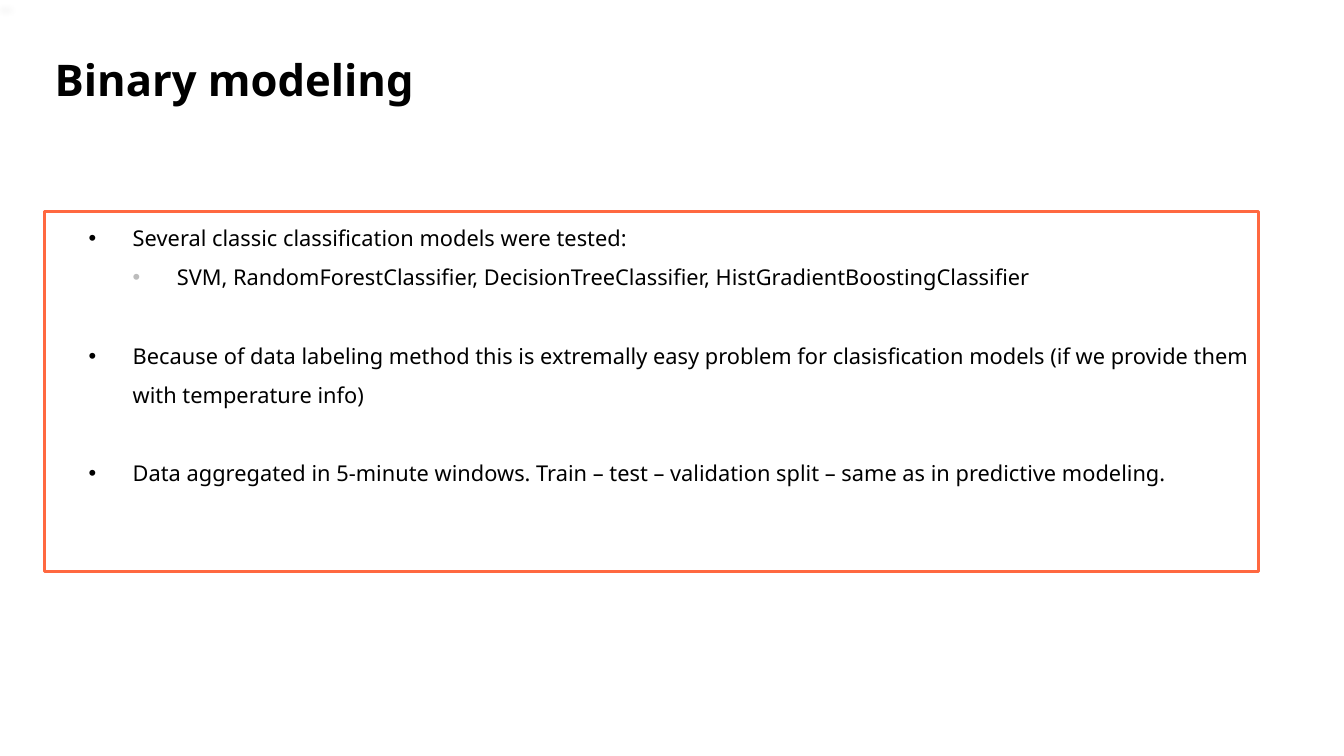
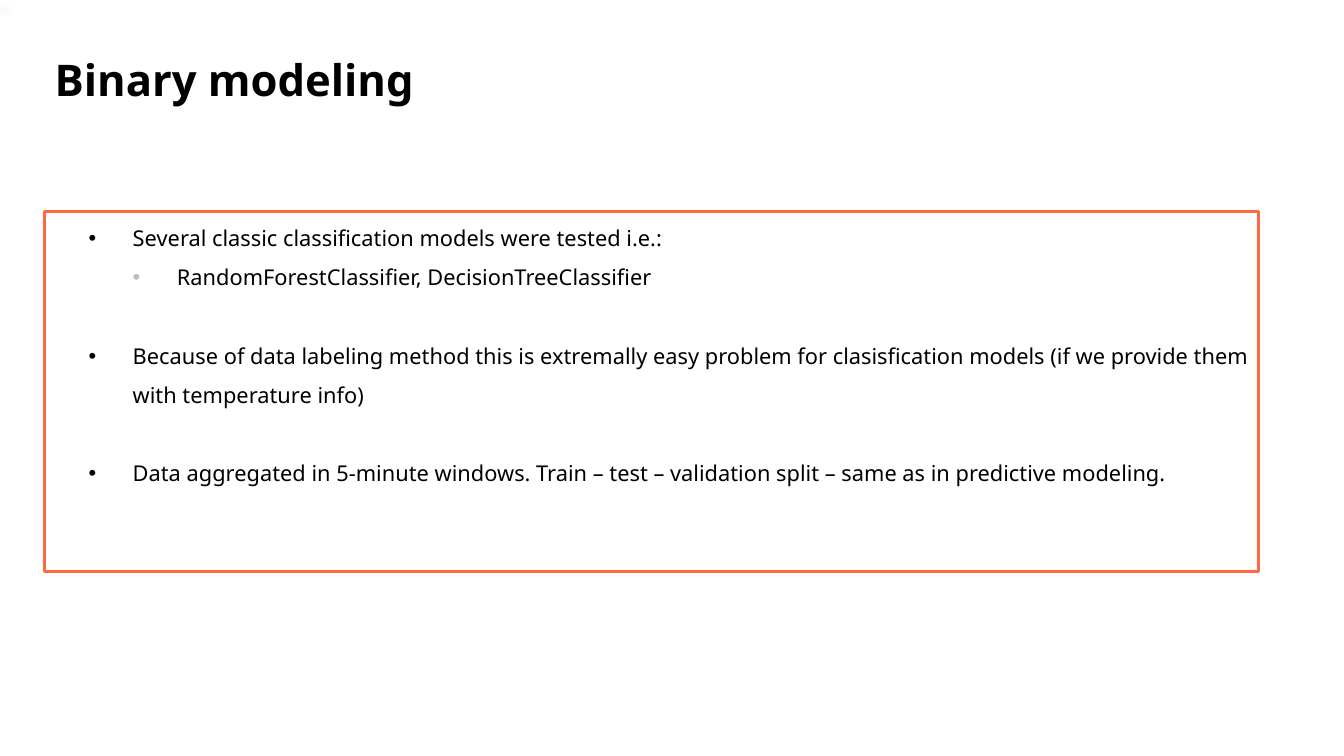
Before and after one commit to mnowicki94/udacity_clean_code_task, a slide deck: slide 22 of cdp.pptx. Drawn at 1344x756 pixels with LibreOffice and Linux fonts; fonts in the diff are those of the drawing; background and template pictures are left out. Boxes give left, top, right and bottom in pixels: in the first picture for what was removed or moved away, otherwise in the second. Text is boxed around its words. In the diff, an @@ line names an element or a change of style, - is before the commit and + after.

Commit message:
final change ppt

```diff
--- a/cdp.pptx
+++ b/cdp.pptx
@@ text at [133, 229, 661, 288]: text changed @@
-  • Several classic classification models were tested:
-    • SVM, RandomForestClassifier, DecisionTreeClassifier, HistGradientBoostingClassifier
+  • Several classic classification models were tested i.e.:
+    • RandomForestClassifier, DecisionTreeClassifier
```
Also in this commit, not shown: 2 other slides changed.
